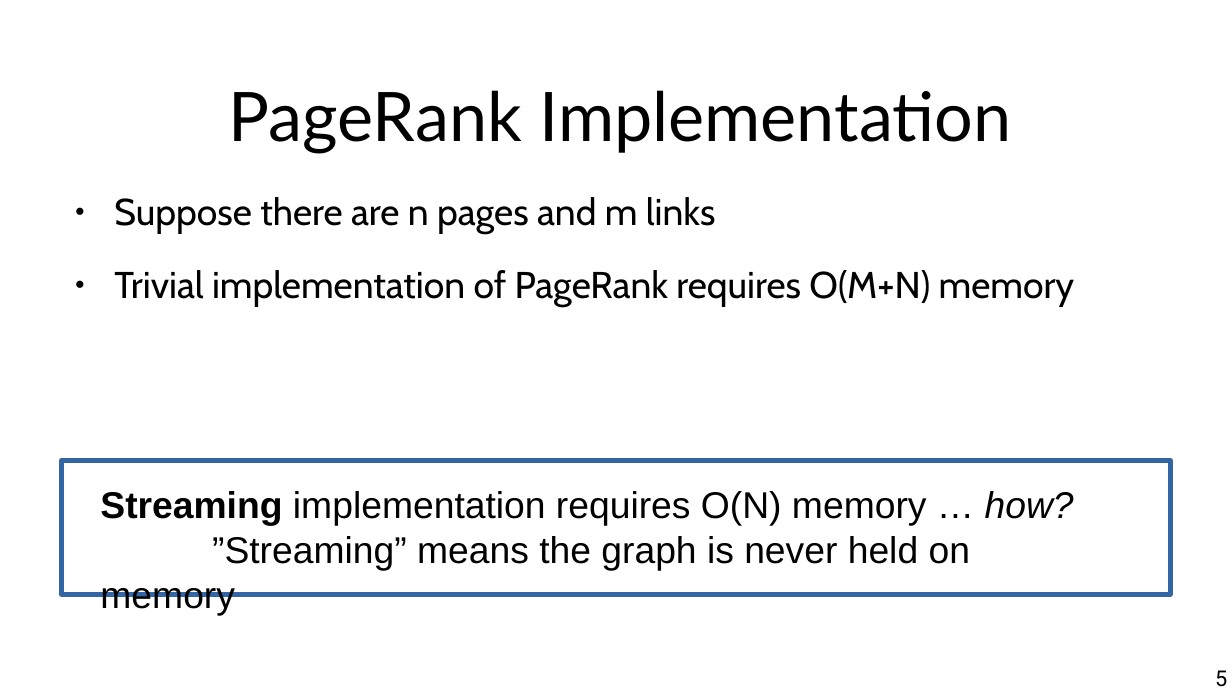
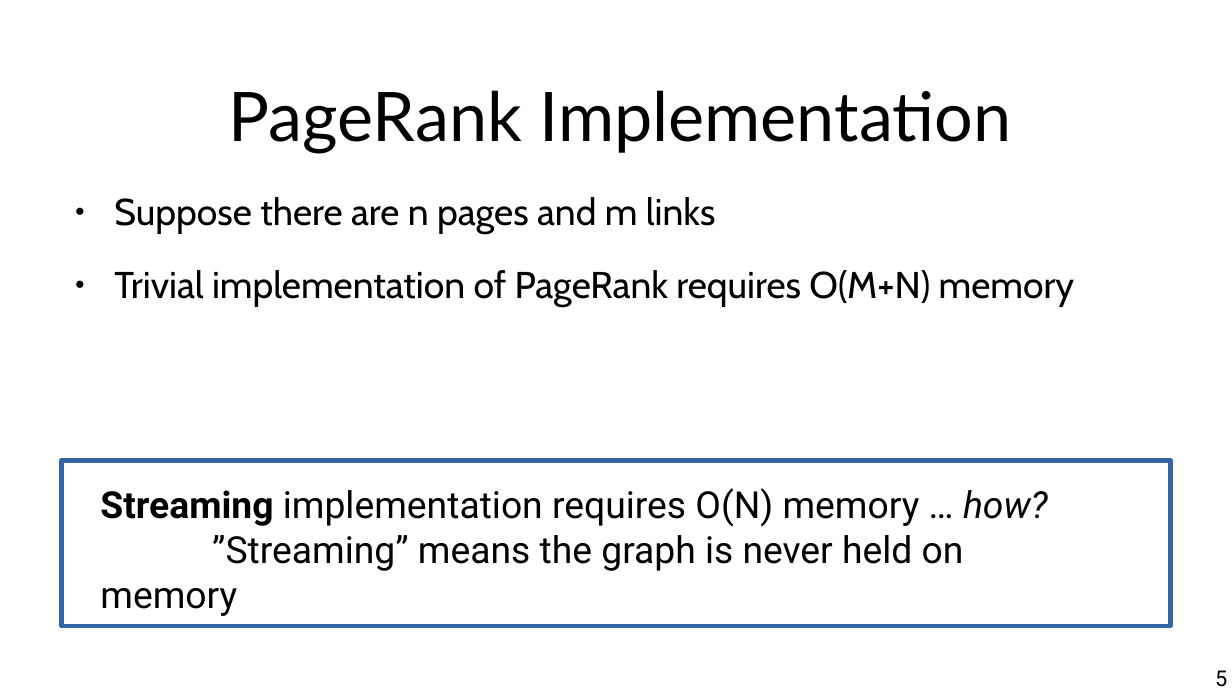
Before and after one commit to chatox/networks-science-course, a slide deck: slide 5 of theory/odp/tt10-pagerank_extra.odp. Drawn at 1232x693 pixels with LibreOffice and Linux fonts; fonts in the diff are those of the drawing. Boxes give left, top, right and bottom in pixels: in the first picture for what was removed or moved away, otherwise in the second. Text is boxed around its words. In the diff, an @@ line names an element or a change of style, - is before the commit and + after.

```diff
--- a/theory/odp/tt10-pagerank_extra.odp
+++ b/theory/odp/tt10-pagerank_extra.odp
@@ rectangle: place and size @@
-rectangle at <box>61,461,1171,595</box>
+rectangle at <box>61,461,1171,626</box>
@@ text "Streaming implementation requires O(N) memory ..." at <box>100,488,1048,616</box>: font Arial to Roboto @@
```
Also in this commit, not shown: 3 other slides changed, 2 other files.
